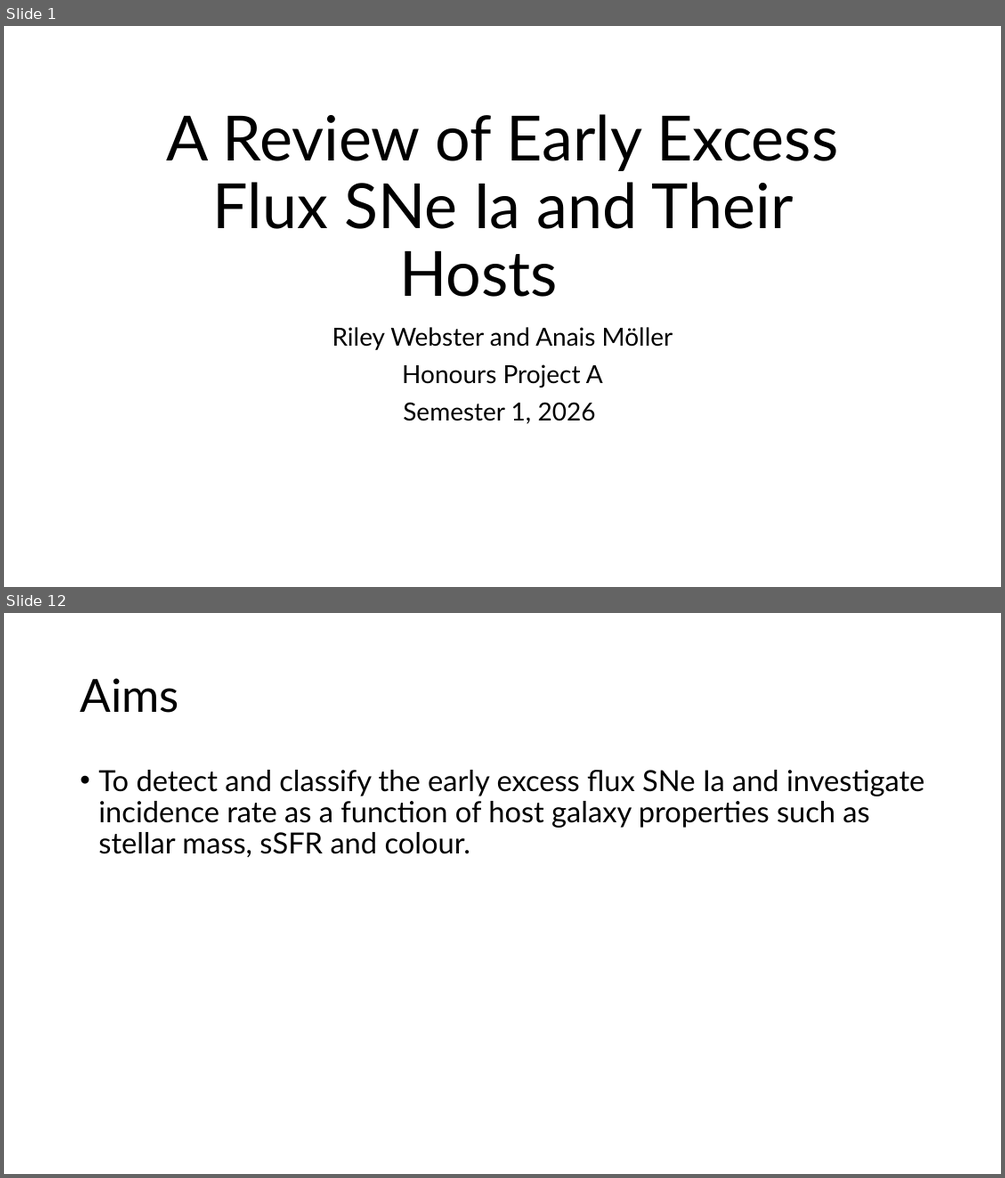
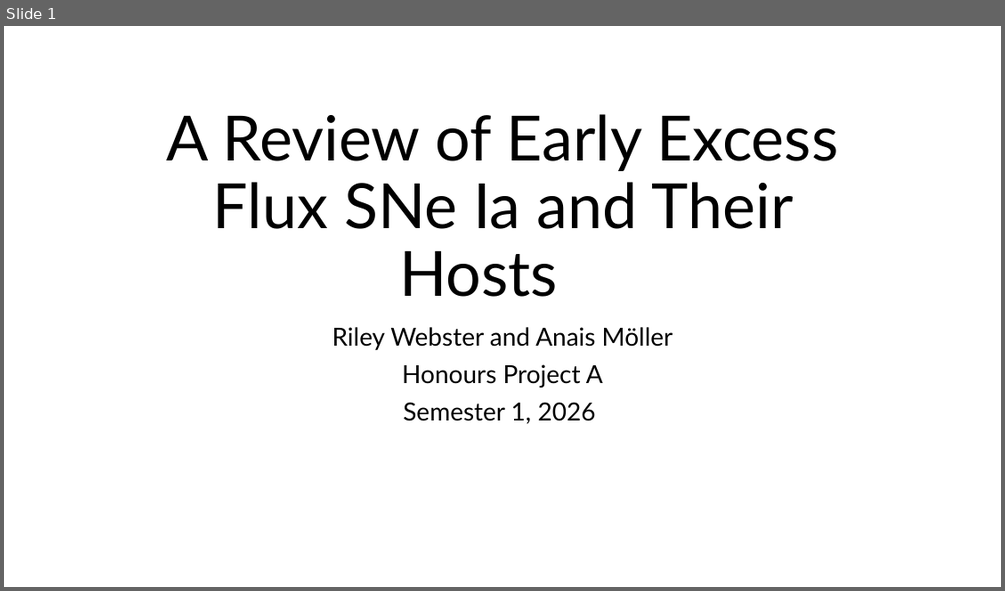
Before and after one commit to Webd0g/Honours_Project, a slide deck: Oral_presentation/Oral_Presentation.pptx. Shown one above the other, each under a label of ours: slides 1 and 12 before the commit, slide 1 after it; the slides between them are not shown. The pictures are 1005x1178 and 1005x591 pixels, drawn with LibreOffice and Linux fonts; fonts in the diff are those of the drawing; background and template pictures are left out. Boxes give left, top, right and bottom in pixels: in the first picture for what was removed or moved away, otherwise in the second. Text is boxed around its words. In the diff, an @@ line names an element or a change of style, - is before the commit and + after.

```diff
--- a/Oral_presentation/Oral_Presentation.pptx
+++ b/Oral_presentation/Oral_Presentation.pptx
@@ slide 12 removed at <box>4,613,1001,1174</box>, background picture (left out) @@
@@ title removed at <box>80,678,178,713</box> @@
-Aims
@@ text removed at <box>98,770,924,857</box> @@
-• To detect and classify the early excess flux SNe Ia and investigate incidence rate as a function of host galaxy properties such as stellar mass, sSFR and colour.
```
Also in this commit, not shown: 4 slides changed, 4 slides added, 7 other slides removed, 12 other files.
